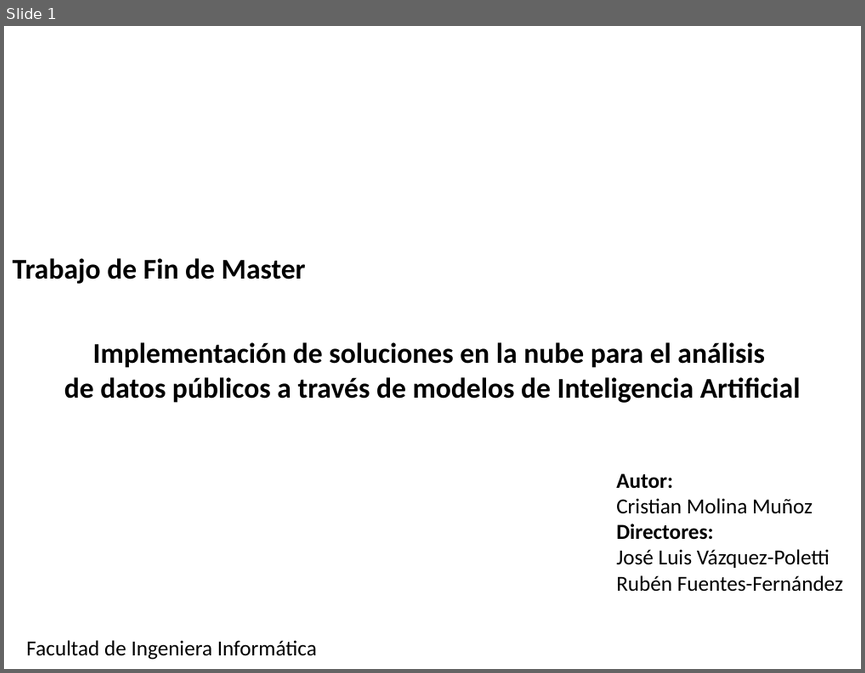
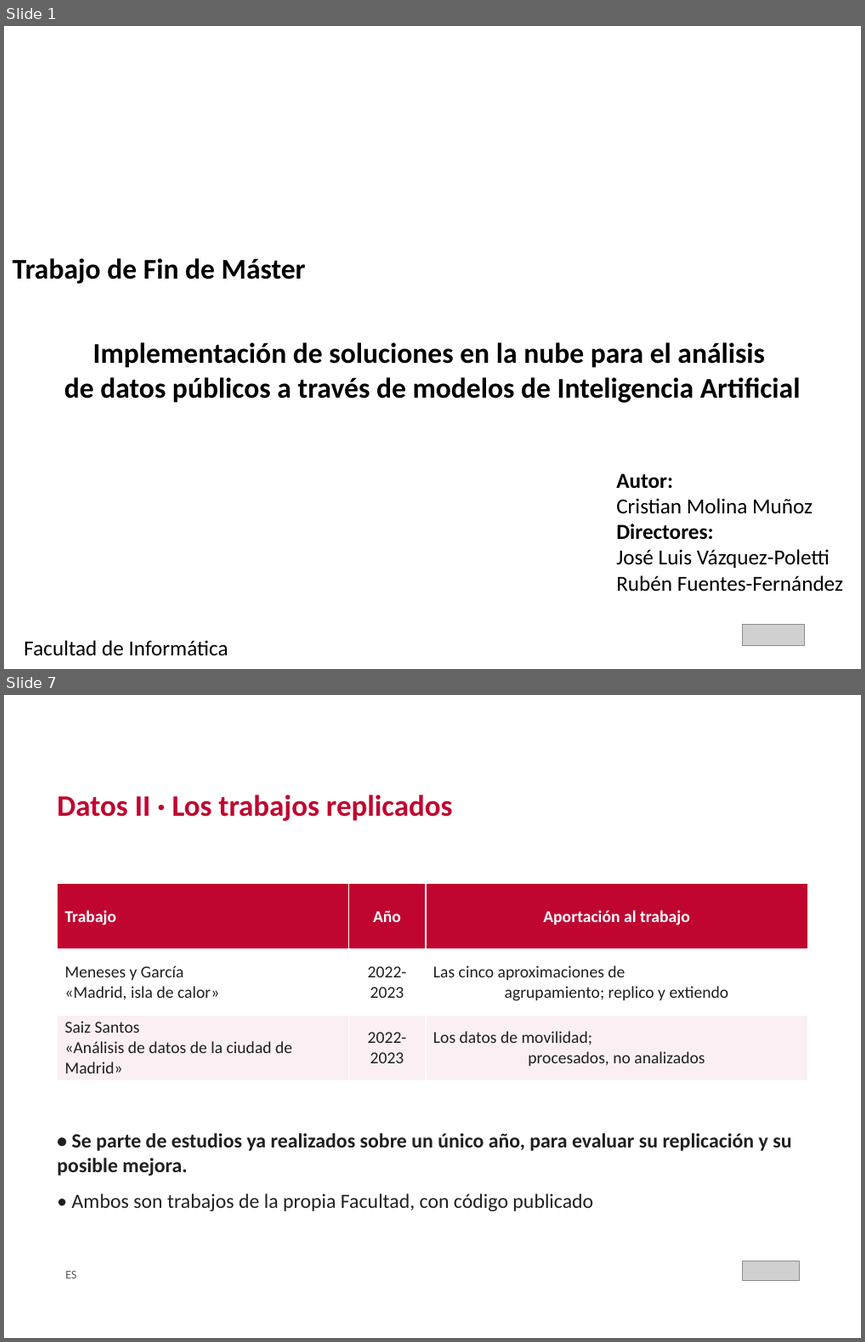
Before and after one commit to crismo04/TFM-cloud-soliutions-to-public-data, a slide deck: master's thesis/TFM_MII_Cloud_AI_PublicData_MolinaCristian_2026.pptx. Shown one above the other, each under a label of ours: slide 1 before the commit, slides 1 and 7 after it; the slides between them are not shown. The pictures are 865x673 and 865x1342 pixels, drawn with LibreOffice and Linux fonts; fonts in the diff are those of the drawing; grey boxes stand for pictures; background and template pictures are left out. Boxes give left, top, right and bottom in pixels: in the first picture for what was removed or moved away, otherwise in the second. Text is boxed around its words. In the diff, an @@ line names an element or a change of style, - is before the commit and + after.

```diff
--- a/master's thesis/TFM_MII_Cloud_AI_PublicData_MolinaCristian_2026.pptx
+++ b/master's thesis/TFM_MII_Cloud_AI_PublicData_MolinaCristian_2026.pptx
@@ slide 7 added at (4, 695, 861, 1338), background #FFFFFF @@
@@ text added at (57, 794, 453, 821), 25 pt, text #C00530, bold @@
+Datos II · Los trabajos replicados
@@ table added at (57, 884, 808, 1081), 3 rows, 3 columns @@
+Trabajo | Año | Aportación al trabajo
+Meneses y García «Madrid, isla de calor» | 2022- 2023 | Las cinco aproximaciones de agrupamiento; replico y extiendo
+Saiz Santos «Análisis de datos de la ciudad de Madrid» | 2022-2023 | Los datos de movilidad; procesados, no analizados
@@ text added at (57, 1133, 791, 1211), 17 pt, text #1F1F1F, bold @@
+• Se parte de estudios ya realizados sobre un único año, para evaluar su replicación y su posible mejora.
+• Ambos son trabajos de la propia Facultad, con código publicado
@@ text added at (65, 1270, 76, 1278), 10 pt, text #5A5A5A @@
+ES
@@ picture added at (743, 1260, 799, 1280) @@
@@ slide 1 changed as well @@
@@ text at (12, 258, 306, 284): text changed @@
-Trabajo de Fin de Master
+Trabajo de Fin de Máster
@@ picture added at (743, 624, 804, 646) @@
@@ text at (24, 640, 228, 656): text changed @@
-Facultad de Ingeniera Informática
+Facultad de Informática
```
Also in this commit, not shown: 31 other slides added, 3 slides removed, 9 other files.
